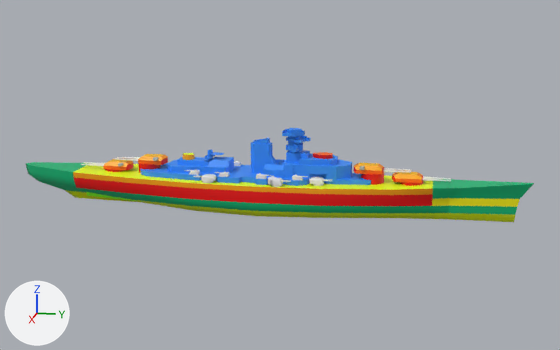
The glTF model ShipModels/bismark_low_poly.glb as it was, and as the next commit left it.
Before and after are seen from a 50 mm camera at (357.0, 82.0, 92.0) aimed at (-1.0, 10.0, 3.0). Lighting does not change. The marker at lower left points along +X, +Y and +Z. Where no turn or scale is listed for an object, it has been applied to the vertices. Vertices at the same position are counted once.

In view in the first picture: 'Hull', 'SuperStructure'.
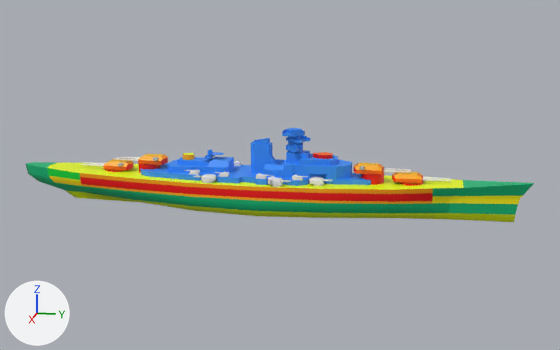
Boxes (x1, y1, x2, y2) around the edits, measured in the pictures (560 x 350 px):
part 1 of me_cube_002, built on
    before: (28, 165, 130, 187)
    after: (25, 162, 534, 207)
part 2 of me_cube_002, recoloured (green to yellow)
    both: (433, 179, 464, 188)

What changed in the scene script:
```text
Change me_cube_002:
    used by ob_hull; location = (0.0, 0.0, 0.0)
    remove me_cube_002.from_pydata(...)  # 158 vertices, 292 faces; spans x -18.0..18.0, y -123.0..128.0, z -14.0..5.0
    add me_cube_002.from_pydata(...)  # 292 vertices, 549 faces; spans x -18.0..18.0, y -123.0..128.0, z -14.0..5.0
    me_cube_002 part 1: 2 vertices removed from x -10.0..10.0, y -92.0, z -1.0; 136 vertices added at x -18.0..18.0, y -123.0..125.0, z -14.0..2.0
    me_cube_002 part 2: 4 kept faces spanning x -10.0..10.0, y 83.0..97.0, z 3.0 get new vertex colours
```
